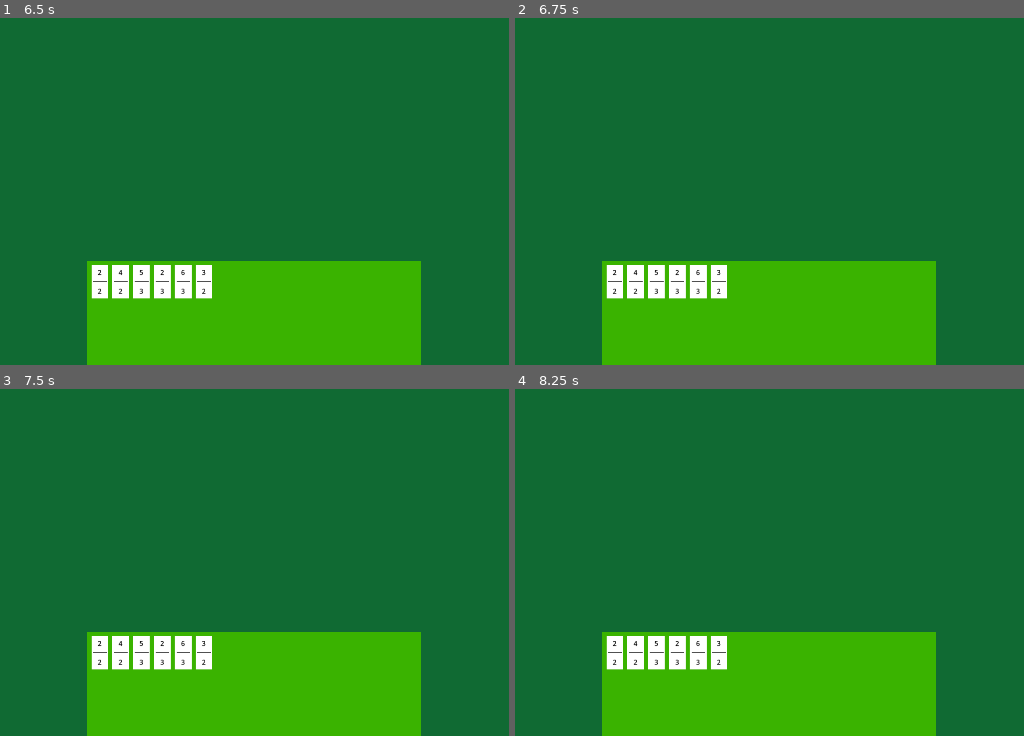
Above: before the commit, frames 1-4 (two rows, left to right).
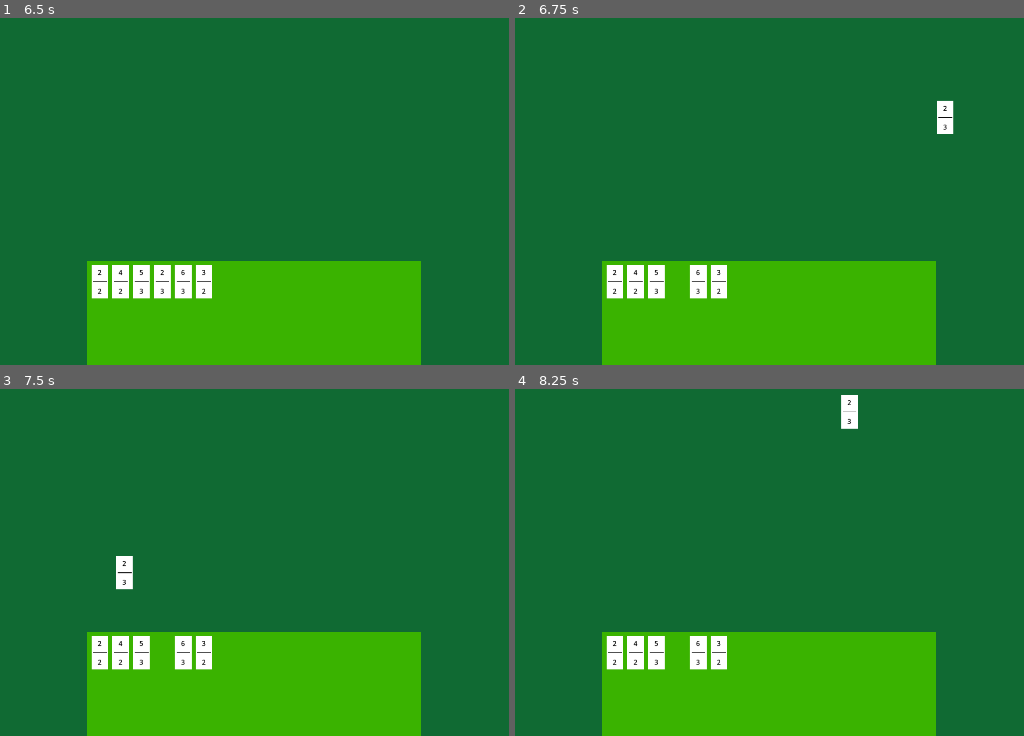
Above: after the commit, the same moments.

Repository: gitAdrianK/GodotCodeAlong
Game: Godot game, scene res://game.tscn
The game is run twice, just before and just after one commit, with the same random seed, the same clock (stepped at 60 frames per second) and the same inputs.
Inputs (mouse positions are in pixels of both pictures, inside the frame that each line leads up to):
- Up to frame 1 (6.5 s): tap Enter at 0.5, 2, 3.5 s; drag from (101, 281) to (335, 42) at 0.52 s; tap Space at 1.25, 2.75, 4.25 s; drag from (122, 281) to (213, 229) at 1.27 s; move the mouse to (142, 281) at 2.02 s; click (142, 281) at 2.17 s; drag from (162, 281) to (15, 73) at 2.77 s; drag from (183, 281) to (295, 139) at 3.52 s; drag from (203, 281) to (132, 28) at 4.27 s; move the mouse to (295, 139) at 5.02 s; click (295, 139) at 5.17 s; drag from (132, 28) to (162, 281) at 5.77 s
- Up to frame 2 (6.75 s): move the mouse to (942, 118) at 6.52 s; click (942, 118) at 6.67 s
- Up to frame 3 (7.5 s): drag from (91, 534) to (183, 652) at 7.27 s
- Up to frame 4 (8.25 s): move the mouse to (850, 413) at 8.02 s; click (850, 413) at 8.17 s

Frame 1 is identical in both runs. In frame 2, 0.6% of the frame differs, in the area x 30-87%, y 23-81%; in frame 3, 0.7%, in the area x 22-34%, y 48-81%; in frame 4, 0.7%.

Commit message:
Add basic dragging

Diff:
--- a/coursor.gd
+++ b/coursor.gd
@@ -1,15 +1,24 @@
 class_name Coursor
 extends Control
 
-# When a domino gets clicked reparent it to coursor
-# Make the coursor follow the actual coursor
-# Reposition the child domino the same way we did dragging in unity
-# Reparent it to the hand if released on top of the hand
-# Otherwise something something playingfield
+var _offset
+
+
+func _process(_delta):
+	if get_child_count() == 0:
+		return
+	var coursor_pos = get_viewport().get_mouse_position()
+	get_child(0).set_position(coursor_pos + _offset)
+
 
 func add_domino_to_coursor(domino : Domino):
-	self.add_child(domino)
+	domino.reparent(self)
+	domino.connect("domino_released", _remove_domino_from_coursor)
+	_offset = domino.get_screen_position() - get_viewport().get_mouse_position()
 
 
-func reparent_domino_to_coursor(domino : Domino):
-	domino.reparent(self)
+func _remove_domino_from_coursor(domino : Domino):
+	# Dragging works, but we aren't checking if we actually can!
+	var game_node : Game = get_tree().get_root().get_child(0)
+	var playingfield : Playingfield = game_node.playingfield
+	playingfield.add_domino_to_playingfield(domino)
--- a/domino.gd
+++ b/domino.gd
@@ -2,8 +2,6 @@
 extends Control
 
 signal domino_clicked(domino : Domino)
-# Not doing anything with the released signal yet,
-# probably want to connect it with the coursor though.
 signal domino_released(domino : Domino)
 
 @onready var _top := $HBoxContainer/VBoxContainer/TopLabel
--- a/game.gd
+++ b/game.gd
@@ -1,27 +1,23 @@
+class_name Game
 extends Node2D
 
-const Domino := preload("res://domino.tscn")
+const DominoPrefab := preload("res://domino.tscn")
 
-@onready var _rng := RandomNumberGenerator.new()
-@onready var _playingfield := $Elements/Playingfield
-@onready var _hand := $Elements/Hand
-@onready var _coursor := $Elements/Coursor
+@onready var rng := RandomNumberGenerator.new()
+@onready var playingfield := $Elements/Playingfield
+@onready var hand := $Elements/Hand
+@onready var coursor := $Elements/Coursor
 
 
 func _ready():
 	for i in range(6):
-		var instance := Domino.instantiate()
-		_hand.add_domino_to_hand(instance)
-		instance.set_top(_rng.randi_range(0,6))
-		instance.set_bottom(_rng.randi_range(0,6))
+		var instance := DominoPrefab.instantiate()
+		hand.add_domino_to_hand(instance)
+		instance.set_top(rng.randi_range(0,6))
+		instance.set_bottom(rng.randi_range(0,6))
 		instance.connect("domino_clicked", _on_domino_clicked)
-		instance.connect("domino_released", _on_domino_released)
-	_hand.arrange_dominos()
+	hand.arrange_dominos()
 
 
 func _on_domino_clicked(domino : Domino):
-	print(domino, " clicked!")
-
-
-func _on_domino_released(domino : Domino):
-	print(domino, " released!")
+	coursor.add_domino_to_coursor(domino)
--- a/hand.gd
+++ b/hand.gd
@@ -15,7 +15,7 @@
 func arrange_dominos():
 	var x = 10
 	var y = 10
-	for i in _dominos.get_child_count():
+	for i in range(_dominos.get_child_count()):
 		var child : Domino = _dominos.get_child(i)
 		# If needed we could detect if x is larger than the dominos.size.x
 		# and add child.size.y + 10 to y and reset x starting a new row
--- /dev/null
+++ b/playingfield.gd
@@ -0,0 +1,5 @@
+class_name Playingfield
+extends Control
+
+func add_domino_to_playingfield(domino : Domino):
+	domino.reparent(self)
--- a/playingfield.tscn
+++ b/playingfield.tscn
@@ -1,5 +1,8 @@
-[gd_scene format=3 uid="uid://dyg3ua06dwdna"]
+[gd_scene load_steps=2 format=3 uid="uid://dyg3ua06dwdna"]
+
+[ext_resource type="Script" path="res://playingfield.gd" id="1_7xurm"]
 
 [node name="Playingfield" type="Control"]
 layout_mode = 3
 anchors_preset = 0
+script = ExtResource("1_7xurm")
